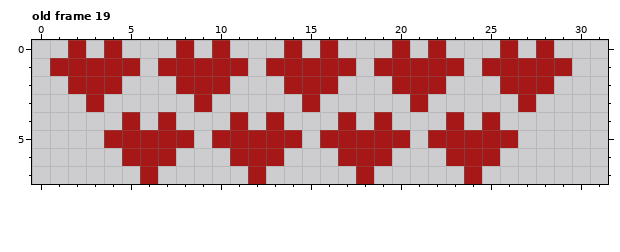
One commit to this pixel-art file: res/img/hearts.aseprite. Above, as it was before the edit.
32x8 pixels, 19 frames. Shown: old frame 19. The commit also changed other frames, which this record leaves out.
And afterwards:
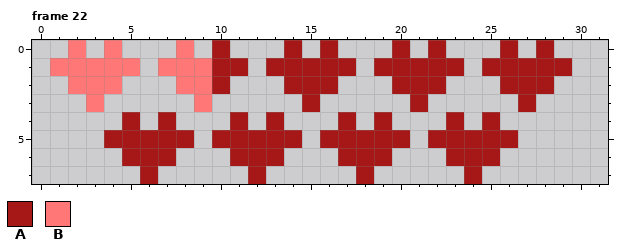
Palette (. is transparent): A #a61717  B #ff7777
A new or re-ordered frame is compared with the old frame closest to it.
The exact change:
{"change": "frames 19 -> 37"}
{"where": "frame 22 is new; against old frame 19"}
{"frame":22,"y":0,"x":2,"old":"A","new":"B"}
{"frame":22,"y":0,"x":4,"old":"A","new":"B"}
{"frame":22,"y":0,"x":8,"old":"A","new":"B"}
{"frame":22,"y":1,"x":1,"old":"AAAAA","new":"BBBBB"}
{"frame":22,"y":1,"x":7,"old":"AAA","new":"BBB"}
{"frame":22,"y":2,"x":2,"old":"AAA","new":"BBB"}
{"frame":22,"y":2,"x":8,"old":"AA","new":"BB"}
{"frame":22,"y":3,"x":3,"old":"A","new":"B"}
{"frame":22,"y":3,"x":9,"old":"A","new":"B"}
{"label":"changed","picture_box":[50,40,212,112]}
